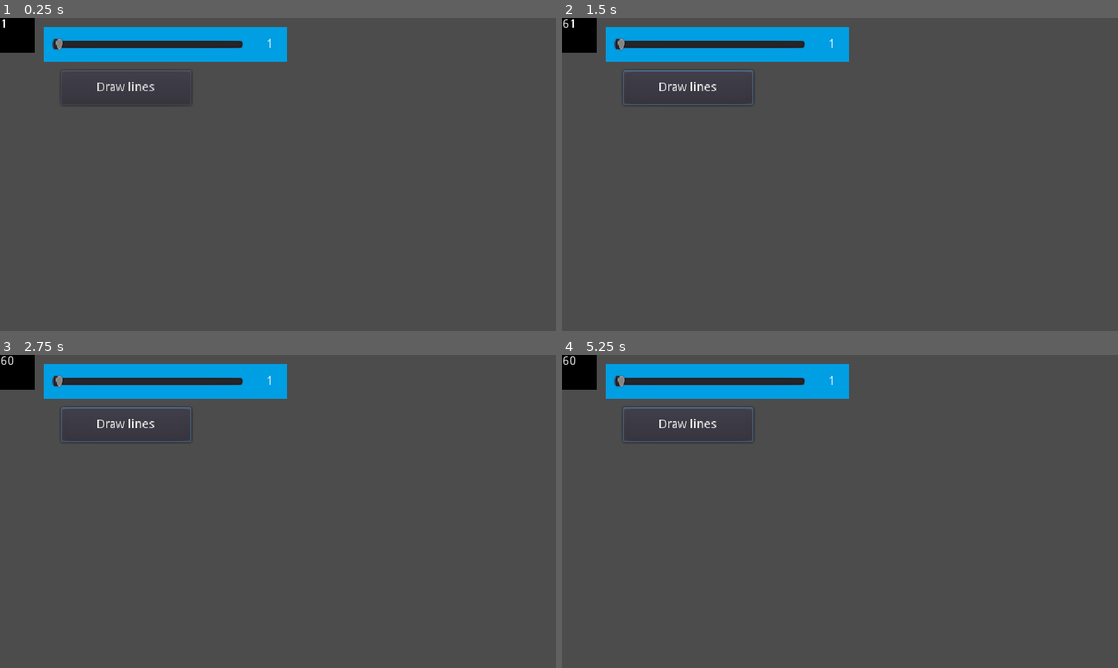
Above: before the commit, frames 1-4 (two rows, left to right).
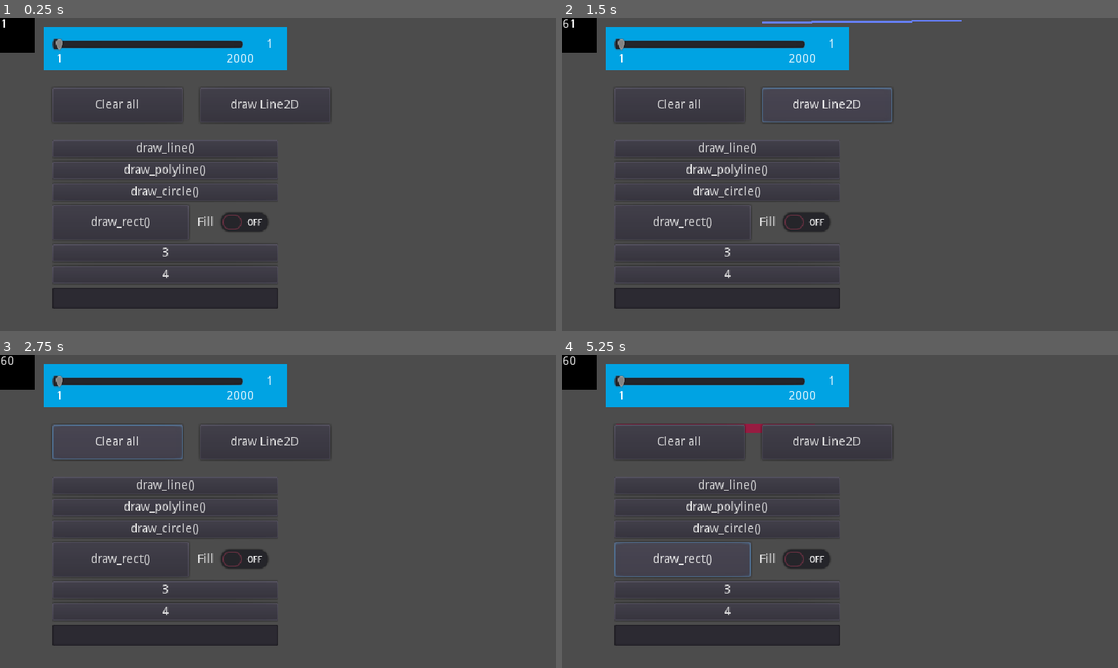
Above: after the commit, the same moments.

Repository: wyrmling/godot-perf-lines
Game: Godot game, scene res://World.tscn
The game is run twice, just before and just after one commit, with the same random seed, the same clock (stepped at 60 frames per second) and the same inputs.
Inputs (mouse positions are in pixels of both pictures, inside the frame that each line leads up to):
- Up to frame 1 (0.25 s): no input
- Up to frame 2 (1.5 s): click (689, 86) at 0.5 s, where only the run before the commit has a clickable "Draw lines"; click (828, 105) at 1.25 s, where only the run after the commit has a clickable "draw Line2D"
- Up to frame 3 (2.75 s): click (116, 442) at 2 s, where only the run after the commit has a clickable "Clear all"
- Up to frame 4 (5.25 s): click (728, 486) at 2.75 s, where only the run after the commit has a clickable "draw_line()"; click (728, 508) at 3.5 s, where only the run after the commit has a clickable "draw_polyline()"; click (728, 530) at 4.25 s, where only the run after the commit has a clickable "draw_circle()"; click (684, 558) at 5 s, where only the run after the commit has a clickable "draw_rect()"

The runs differ from the first frame. In frame 1, 5.5% of the frame differs, in the area x 7-54%, y 11-93%; in frame 2, 6.1%, in the area x 7-72%, y 0-93%; in frame 3, 5.8%; in frame 4, 6.0%.

Commit message:
added another primitives

Diff:
--- a/World.gd
+++ b/World.gd
@@ -1,17 +1,48 @@
 extends Node2D
 
-var line_num : int
-var lines : Array
+var obj_num : int
+var obj_type : String
 #var obstacles_of_vectors : PoolVector3Array
 
 func _draw():
-    for arr in lines:
-        draw_line(
-            arr[0],
-            arr[1],
-            Color("#b2d90a"),
-            3.0
-        )
+    match obj_type:
+        'line':
+            for i in obj_num:
+                draw_line(
+                    Vector2(randi()%640, randi()%360),
+                    Vector2(randi()%640, randi()%360),
+#                    Color("#b2d90a"),
+                    Color(randf(), randf(), randf()),
+                    2.0
+                )
+        'polyline':
+            var pool : Array = []
+            for i in obj_num:
+                pool.append(Vector2(randi()%640, randi()%360))
+            draw_polyline(
+                PoolVector2Array(pool),
+#                    Color("#b2d90a"),
+                Color(randf(), randf(), randf()),
+                2.0
+            )
+        'circle':
+            for i in obj_num:
+                draw_circle(
+                    Vector2(randi()%640+10, randi()%360+10),
+                    randi()%30,
+#                    Color("#b2d90a"),
+                    Color(randf(), randf(), randf())
+                )
+        'rect':
+            for i in obj_num:
+                draw_rect(
+                    Rect2(Vector2(randi()%640, randi()%360), Vector2(randi()%640, randi()%360)),
+                    Color(randf(), randf(), randf()),
+                    true
+                )
+        _:
+            print("Type not set")
+
 #    var pool_vectors : PoolVector2Array
 #    for path_vector in path_of_vectors:
 #        pool_vectors.append(Vector2(path_vector.x*16, path_vector.y*16))
@@ -56,24 +87,45 @@
 #        )
 
 func setLines(value):
-    line_num = value
+    obj_num = value
     $gui/block/label.text = str(value)
 
-func drawLines():
-    lines.clear()
-    for i in range(line_num):
-        lines.append([Vector2(randi()%640, randi()%360), Vector2(randi()%640, randi()%360)])
+func drawCustom(type):
+    obj_type = type
+    update()
+
+func drawLines2D():
+    for c in $"2dlines_container".get_children():
+        c.queue_free()
+    for i in range(obj_num):
+        var l = Line2D.new()
+        l.add_point(Vector2(randi()%640, randi()%360))
+        l.add_point(Vector2(randi()%640, randi()%360))
+        l.width = 2
+        $"2dlines_container".add_child(l)
+
+func clearAll():
+    for c in $"2dlines_container".get_children():
+        c.queue_free()
+    obj_type = ''
     update()
 
 func _ready():
-    $gui/block/label.text = str($gui/block/lines_num.value)
+    randomize()
+
+    var num = $gui/block/lines_num.value
+    obj_num = num
+    $gui/block/label.text = str(num)
+
     $gui/block/lines_num.connect('value_changed', self, 'setLines')
-#    $gui/block/lines_num.connect('valueChanged', self, 'setLines', ['test'])
-    $gui/b_draw.connect('pressed', self, 'drawLines')
 
+    $gui.find_node('b_draw_line').connect('pressed', self, 'drawCustom', ['line'])
+    $gui.find_node('b_draw_polyline').connect('pressed', self, 'drawCustom', ['polyline'])
+    $gui.find_node('b_draw_circles').connect('pressed', self, 'drawCustom', ['circle'])
+    $gui.find_node('b_draw_rect').connect('pressed', self, 'drawCustom', ['rect'])
+    $gui/b_draw_line2d.connect('pressed', self, 'drawLines2D')
 
-#    $gui/Start.connect('valueChanged', self, 'calculatePath')
-#    $gui/End.connect('valueChanged', self, 'calculatePath')
+    $gui/clear.connect('pressed', self, 'clearAll')
 
 func _process(delta):
     $fps_container/fps.text = str(Engine.get_frames_per_second())
--- a/World.tscn
+++ b/World.tscn
@@ -22,21 +22,32 @@
 margin_bottom = 14.0
 text = "FPS"
 
+[node name="2dlines_container" type="Node2D" parent="."]
+z_index = -1
+
 [node name="gui" type="CanvasLayer" parent="."]
 
-[node name="b_draw" type="Button" parent="gui"]
-margin_left = 70.0
-margin_top = 60.0
-margin_right = 220.0
-margin_bottom = 100.0
-text = "Draw lines"
+[node name="b_draw_line2d" type="Button" parent="gui"]
+margin_left = 230.0
+margin_top = 80.0
+margin_right = 380.0
+margin_bottom = 120.0
+text = "draw Line2D"
+
+[node name="clear" type="Button" parent="gui"]
+margin_left = 60.0
+margin_top = 80.0
+margin_right = 210.0
+margin_bottom = 120.0
+text = "Clear all"
 
 [node name="block" type="ColorRect" parent="gui"]
+editor/display_folded = true
 margin_left = 50.0
 margin_top = 10.0
 margin_right = 330.0
-margin_bottom = 50.0
-color = Color( 0, 0.619608, 0.890196, 1 )
+margin_bottom = 60.0
+color = Color( 0, 0.639216, 0.890196, 1 )
 
 [node name="lines_num" type="HSlider" parent="gui/block"]
 anchor_right = 0.08
@@ -47,6 +58,7 @@
 max_value = 2000.0
 value = 1.0
 rounded = true
+ticks_on_borders = false
 
 [node name="label" type="Label" parent="gui/block"]
 margin_left = 240.0
@@ -55,3 +67,85 @@
 text = "#"
 align = 1
 valign = 1
+
+[node name="min" type="Label" parent="gui/block"]
+margin_left = 10.0
+margin_top = 30.0
+margin_right = 30.0
+margin_bottom = 44.0
+text = " 1"
+
+[node name="max" type="Label" parent="gui/block"]
+margin_left = 210.0
+margin_top = 30.0
+margin_right = 250.0
+margin_bottom = 44.0
+text = "2000"
+
+[node name="ScrollContainer" type="ScrollContainer" parent="gui"]
+margin_left = 60.0
+margin_top = 140.0
+margin_right = 320.0
+margin_bottom = 334.0
+scroll_horizontal_enabled = false
+
+[node name="VBoxContainer" type="VBoxContainer" parent="gui/ScrollContainer"]
+margin_right = 248.0
+margin_bottom = 194.0
+size_flags_horizontal = 3
+custom_constants/separation = 5
+
+[node name="b_draw_line" type="Button" parent="gui/ScrollContainer/VBoxContainer"]
+margin_right = 248.0
+margin_bottom = 20.0
+text = "draw_line()"
+
+[node name="b_draw_polyline" type="Button" parent="gui/ScrollContainer/VBoxContainer"]
+margin_top = 25.0
+margin_right = 248.0
+margin_bottom = 45.0
+text = "draw_polyline()"
+
+[node name="b_draw_circles" type="Button" parent="gui/ScrollContainer/VBoxContainer"]
+margin_top = 50.0
+margin_right = 248.0
+margin_bottom = 70.0
+size_flags_horizontal = 3
+size_flags_vertical = 3
+text = "draw_circle()"
+
+[node name="Container" type="HBoxContainer" parent="gui/ScrollContainer/VBoxContainer"]
+margin_top = 75.0
+margin_right = 248.0
+margin_bottom = 115.0
+
+[node name="b_draw_rect" type="Button" parent="gui/ScrollContainer/VBoxContainer/Container"]
+margin_right = 145.0
+margin_bottom = 40.0
+size_flags_horizontal = 3
+size_flags_vertical = 3
+text = "draw_rect()"
+
+[node name="CheckButton" type="CheckButton" parent="gui/ScrollContainer/VBoxContainer/Container"]
+margin_left = 149.0
+margin_right = 248.0
+margin_bottom = 40.0
+text = "Fill"
+align = 2
+
+[node name="Button3" type="Button" parent="gui/ScrollContainer/VBoxContainer"]
+margin_top = 120.0
+margin_right = 248.0
+margin_bottom = 140.0
+text = "3"
+
+[node name="Button4" type="Button" parent="gui/ScrollContainer/VBoxContainer"]
+margin_top = 145.0
+margin_right = 248.0
+margin_bottom = 165.0
+text = "4"
+
+[node name="LineEdit" type="LineEdit" parent="gui/ScrollContainer/VBoxContainer"]
+margin_top = 170.0
+margin_right = 248.0
+margin_bottom = 194.0
